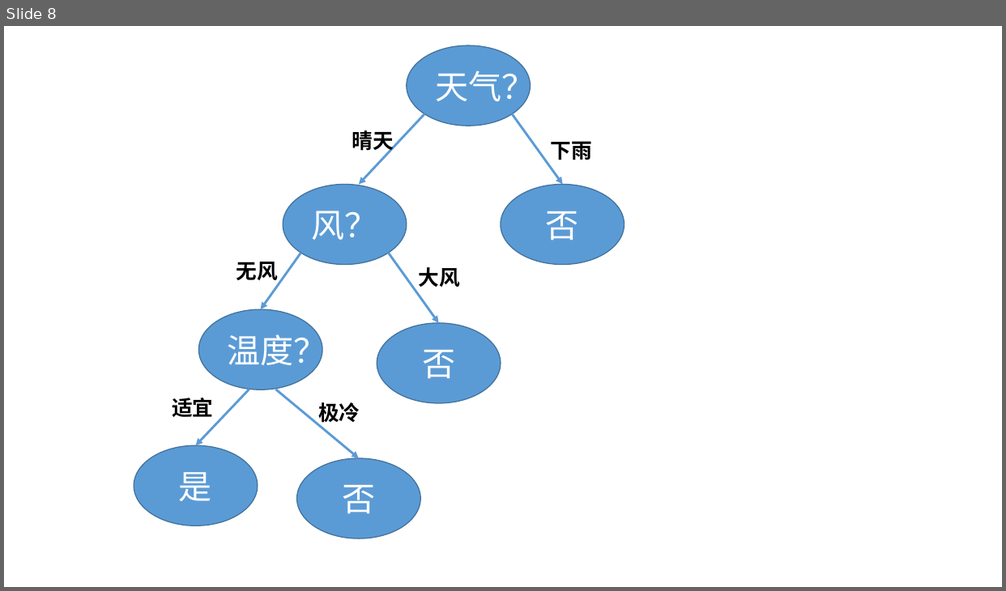
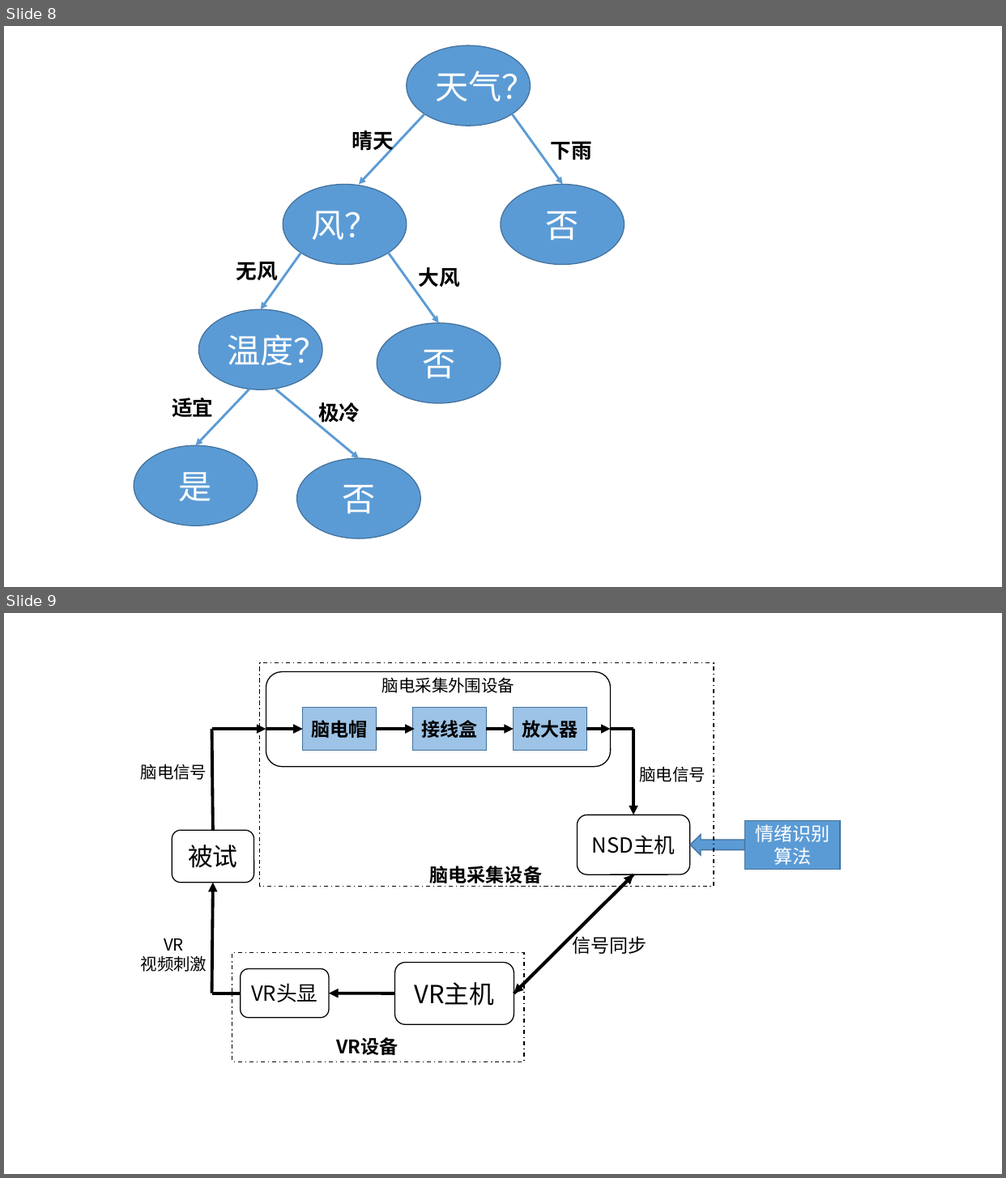
Before and after one commit to wandouqiang/-, a slide deck: 图集.pptx. Shown one above the other, each under a label of ours: slide 8 before the commit, slides 8 and 9 after it. The pictures are 1006x591 and 1006x1178 pixels, drawn with LibreOffice and Linux fonts; fonts in the diff are those of the drawing. Boxes give left, top, right and bottom in pixels: in the first picture for what was removed or moved away, otherwise in the second. Text is boxed around its words. In the diff, an @@ line names an element or a change of style, - is before the commit and + after.

```diff
--- a/图集.pptx
+++ b/图集.pptx
@@ slide 9 added at bbox=[4, 613, 1002, 1174], background #FFFFFF @@
@@ rectangle added at bbox=[260, 663, 714, 887], outline #000000 1 pt dashed @@
@@ rounded rectangle added at bbox=[266, 672, 611, 767], fill #FFFFFF, outline #000000 1 pt @@
@@ text added at bbox=[382, 677, 515, 693], 16 pt, text #000000 @@
+脑电采集外围设备
@@ rectangle added at bbox=[303, 707, 376, 750], fill #9DC3E6, outline #43739E 1 pt, 18 pt, text #000000, bold @@
+脑电帽
@@ rectangle added at bbox=[413, 707, 486, 750], fill #9DC3E6, outline #43739E 1 pt, 18 pt, text #000000, bold @@
+接线盒
@@ rectangle added at bbox=[513, 707, 587, 750], fill #9DC3E6, outline #43739E 1 pt, 18 pt, text #000000, bold @@
+放大器
@@ line added from (213, 830) to (212, 729), #000000 3 pt @@
@@ arrow added from (212, 729) to (266, 729), #000000 3 pt @@
@@ arrow added from (266, 729) to (303, 729), #000000 3 pt @@
@@ arrow added from (376, 729) to (415, 729), #000000 3 pt @@
@@ arrow added from (486, 729) to (513, 729), #000000 3 pt @@
@@ arrow added from (587, 729) to (611, 729), #000000 3 pt @@
@@ line added from (633, 729) to (611, 729), #000000 3 pt @@
@@ arrow added from (633, 729) to (633, 815), #000000 3 pt @@
@@ text added at bbox=[141, 764, 207, 780], 16 pt, text #000000 @@
+脑电信号
@@ text added at bbox=[640, 766, 706, 782], 16 pt, text #000000 @@
+脑电信号
@@ rounded rectangle added at bbox=[172, 830, 254, 883], fill #FFFFFF, outline #000000 1 pt, 24 pt, text #000000 @@
+被试
@@ rounded rectangle added at bbox=[577, 815, 691, 875], fill #FFFFFF, outline #000000 1 pt, 20 pt, text #000000 @@
+NSD主机
@@ rectangle added at bbox=[745, 820, 840, 869], fill #5B9BD5, outline #43739E 1 pt, 18 pt, text #FFFFFF @@
+情绪识别算法
@@ right arrow added at bbox=[691, 835, 745, 855], fill #5B9BD5, outline #43739E 1 pt @@
@@ text added at bbox=[430, 866, 543, 887], 18 pt, text #000000, bold @@
+脑电采集设备
@@ arrow added from (513, 994) to (633, 875), #000000 3 pt @@
@@ arrow added from (633, 875) to (513, 994), #000000 3 pt @@
@@ arrow added from (212, 994) to (213, 883), #000000 3 pt @@
@@ text added at bbox=[141, 939, 207, 972], 16 pt, text #000000 @@
+VR
+视频刺激
@@ text added at bbox=[573, 934, 647, 954], 18 pt, text #000000 @@
+信号同步
@@ rectangle added at bbox=[232, 953, 524, 1063], outline #000000 1 pt dashed @@
@@ rounded rectangle added at bbox=[241, 969, 329, 1018], fill #FFFFFF, outline #000000 1 pt, 20 pt, text #000000 @@
+VR头显
@@ rounded rectangle added at bbox=[394, 963, 513, 1024], fill #FFFFFF, outline #000000 1 pt, 24 pt, text #000000 @@
+VR主机
@@ line added from (241, 994) to (212, 994), #000000 3 pt @@
@@ arrow added from (394, 994) to (329, 994), #000000 3 pt @@
@@ text added at bbox=[336, 1037, 398, 1055], 18 pt, text #000000, bold @@
+VR设备
```
Also in this commit, not shown: 2 other files.
